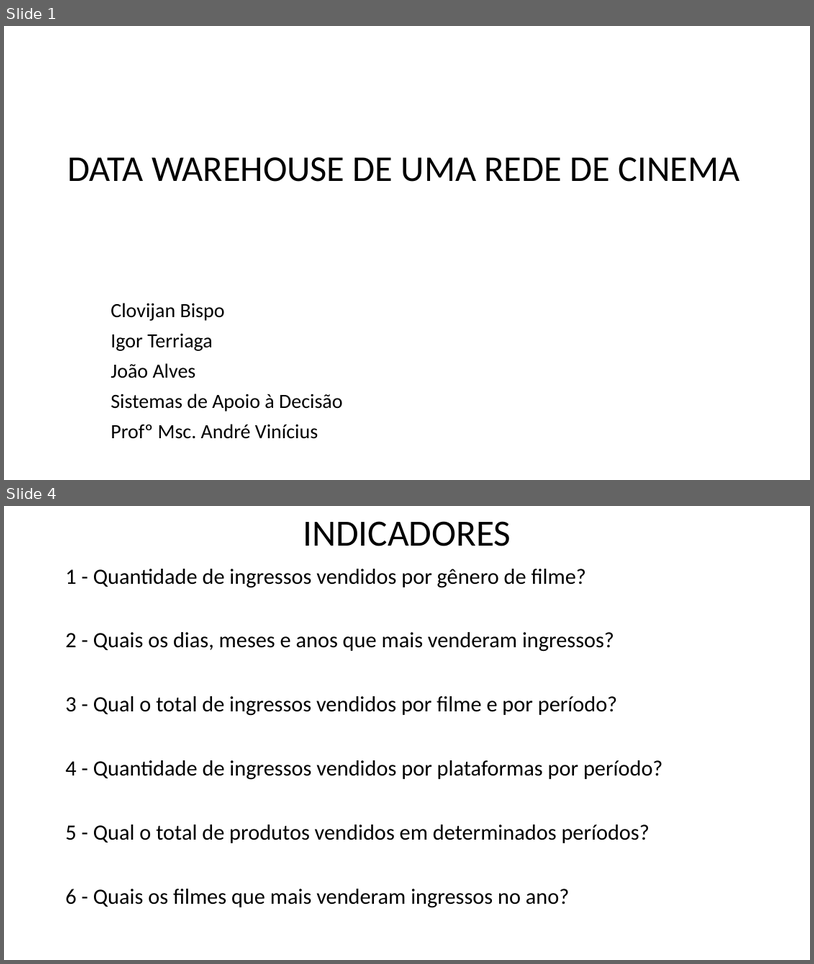
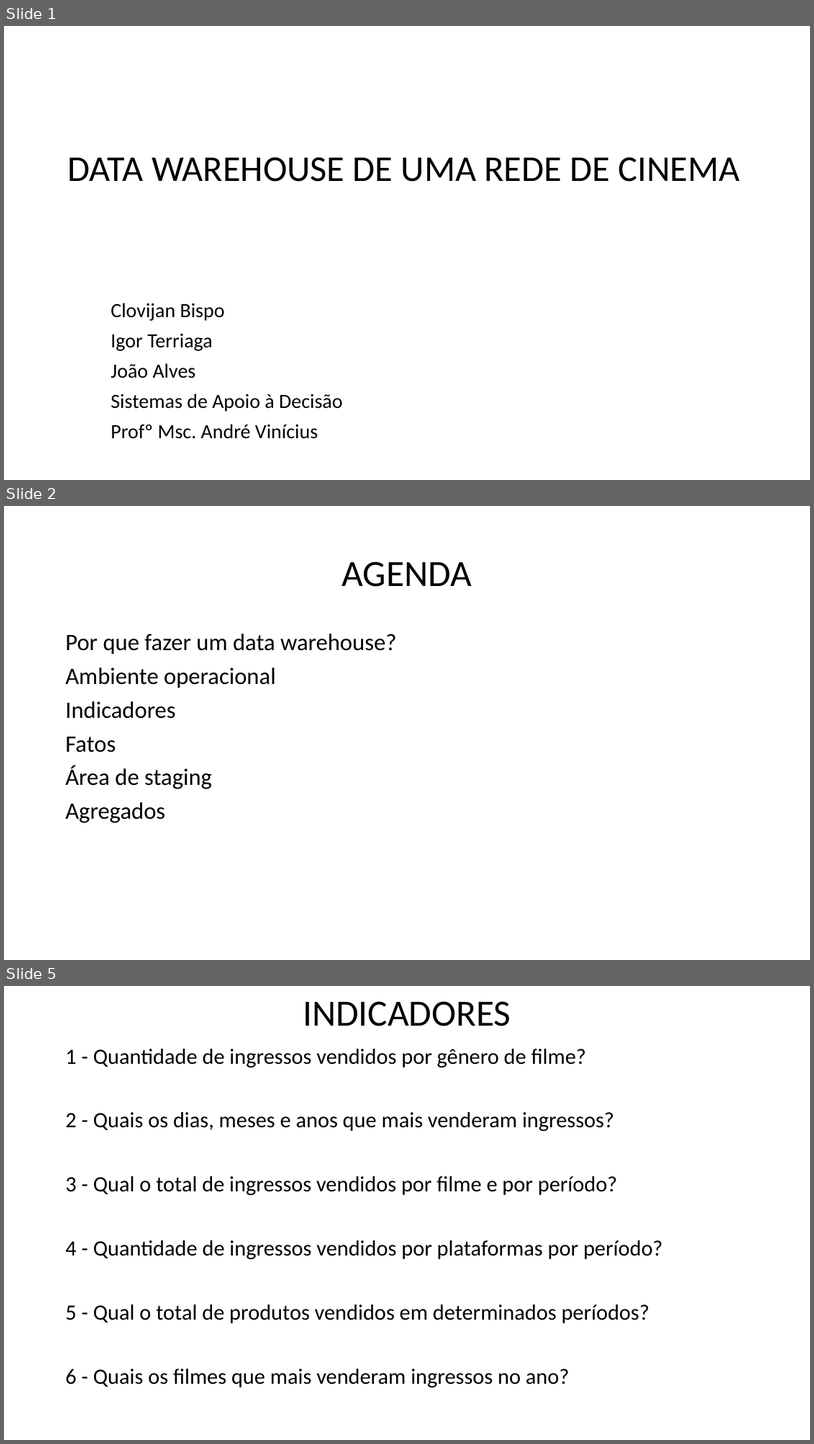
Before and after one commit to joaoalvescs/projeto-sad, a slide deck: DATA WAREHOUSE DE UM CINEMA.pptx. Shown one above the other, each under a label of ours: slides 1 and 4 before the commit, slides 1, 2 and 5 after it; the slides between them are not shown. The pictures are 814x964 and 814x1444 pixels, drawn with LibreOffice and Linux fonts; fonts in the diff are those of the drawing. Boxes give left, top, right and bottom in pixels: in the first picture for what was removed or moved away, otherwise in the second. Text is boxed around its words. In the diff, an @@ line names an element or a change of style, - is before the commit and + after.

```diff
--- a/DATA WAREHOUSE DE UM CINEMA.pptx
+++ b/DATA WAREHOUSE DE UM CINEMA.pptx
@@ slide 2 added at bbox=[4, 506, 810, 960], background #FFFFFF @@
@@ title added at bbox=[342, 561, 472, 587], 44 pt, text #000000 @@
+AGENDA
@@ text added at bbox=[65, 633, 396, 823], 28 pt, text #000000 @@
+Por que fazer um data warehouse?
+Ambiente operacional
+Indicadores
+Fatos
+Área de staging
+Agregados
@@ what was slide 4 is now slide 5 @@
```
Also in this commit, not shown: 8 slides changed.
